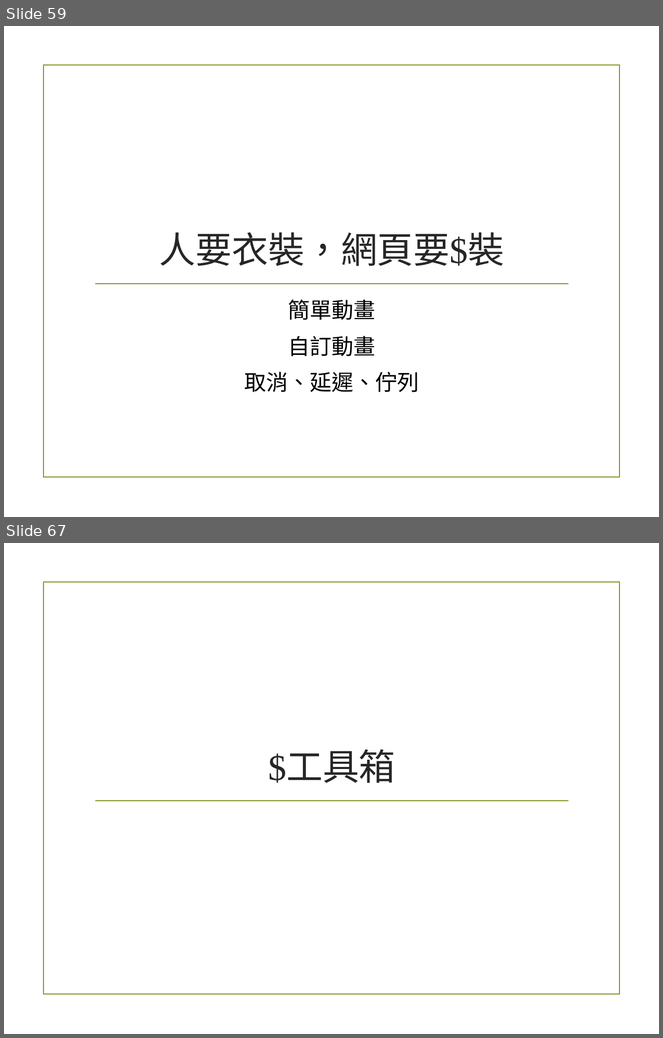
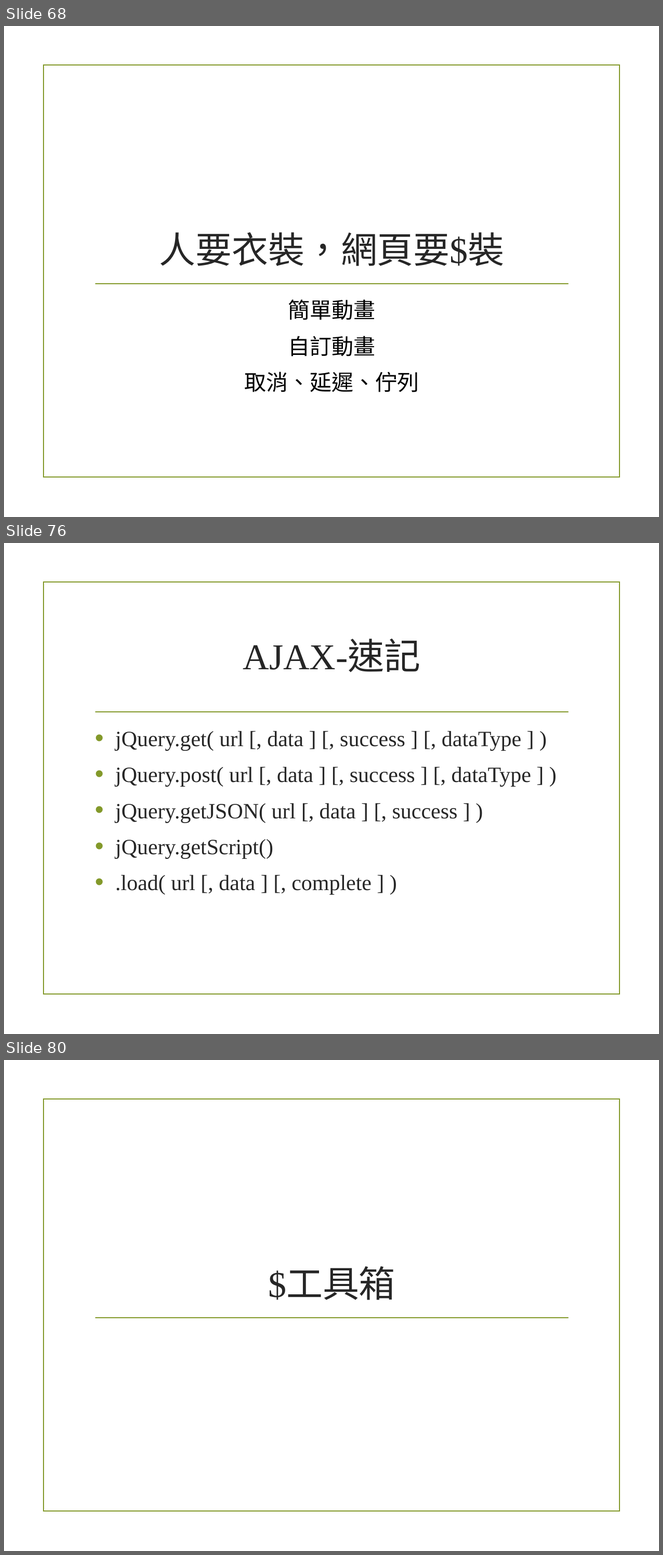
Before and after one commit to alexchen7022/JavaScriptStudyMaterial, a slide deck: 4_Jquery.pptx. Shown one above the other, each under a label of ours: slides 59 and 67 before the commit, slides 68, 76 and 80 after it; the slides between them are not shown. The pictures are 663x1038 and 663x1555 pixels, drawn with LibreOffice and Linux fonts; fonts in the diff are those of the drawing; background and template pictures are left out. Boxes give left, top, right and bottom in pixels: in the first picture for what was removed or moved away, otherwise in the second. Text is boxed around its words. In the diff, an @@ line names an element or a change of style, - is before the commit and + after.

Commit message:
Add Event Ajax chapter

```diff
--- a/4_Jquery.pptx
+++ b/4_Jquery.pptx
@@ slide 76 added at <box>4,543,659,1034</box>, background picture (left out); not listed: 1 template element that a slide beside it also shows @@
@@ title added at <box>243,641,421,672</box>, 40 pt, text #262626 @@
+AJAX-速記
@@ line added from (96, 712) to (568, 712), #83992A 1.25 pt @@
@@ text added at <box>115,731,531,895</box>, 24 pt, text #262626 @@
+• jQuery.get( url [, data ] [, success ] [, dataType ] )
+• jQuery.post( url [, data ] [, success ] [, dataType ] )
+• jQuery.getJSON( url [, data ] [, success ] )
+• jQuery.getScript()
+• .load( url [, data ] [, complete ] )
@@ what was slide 59 is now slide 68 @@
@@ what was slide 67 is now slide 80 @@
```
Also in this commit, not shown: 1 slide changed, 21 other slides added, 9 slides removed.
